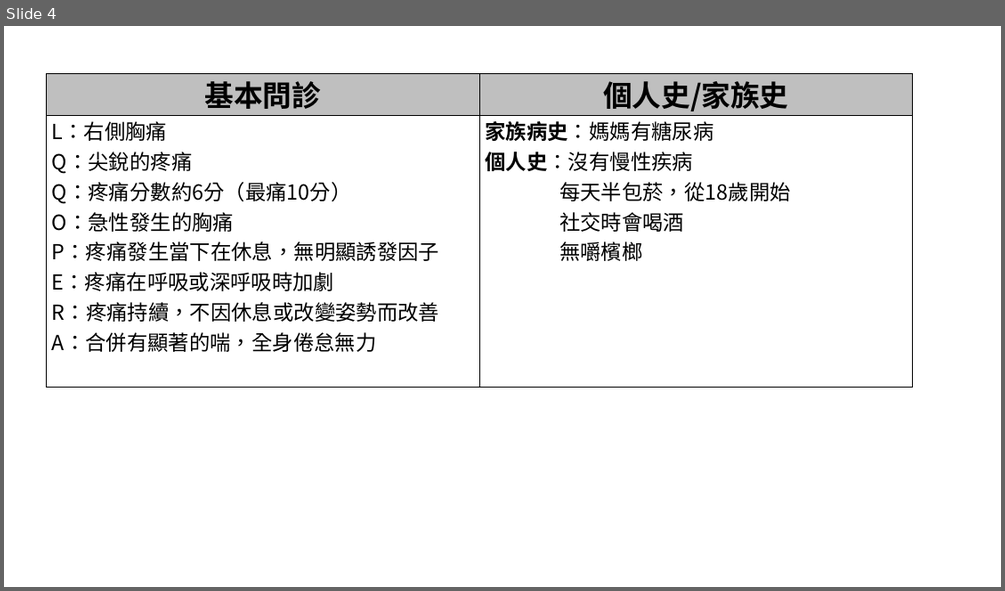
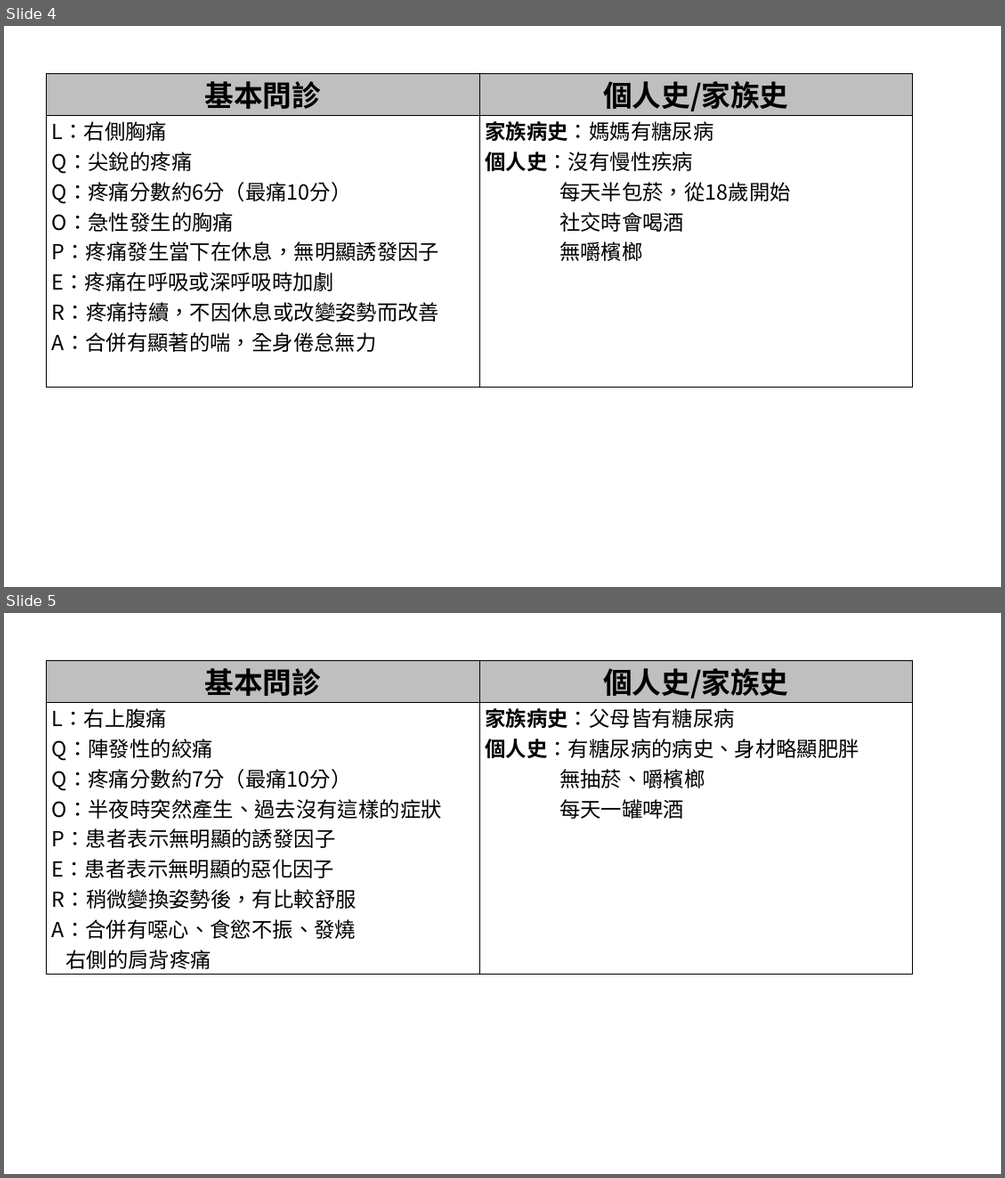
Before and after one commit to CYH16/CaseBot, a slide deck: 原始資料/簡報1.pptx. Shown one above the other, each under a label of ours: slide 4 before the commit, slides 4 and 5 after it. The pictures are 1005x591 and 1005x1178 pixels, drawn with LibreOffice and Linux fonts; fonts in the diff are those of the drawing. Boxes give left, top, right and bottom in pixels: in the first picture for what was removed or moved away, otherwise in the second. Text is boxed around its words. In the diff, an @@ line names an element or a change of style, - is before the commit and + after.

```diff
--- a/原始資料/簡報1.pptx
+++ b/原始資料/簡報1.pptx
@@ slide 5 added at [4, 613, 1001, 1174], background #FFFFFF @@
@@ table added at [47, 660, 913, 973], 2 rows, 2 columns @@
+基本問診 | 個人史/家族史
+L：右上腹痛 / Q：陣發性的絞痛 / Q：疼痛分數約7分（最痛10分） / O：半夜時突然產生、過去沒有這樣的症狀 / P：患者表示無明顯的誘發因子 / E：患者表示無明顯的惡化因子 / R：稍微變換姿勢後，有比較舒服 / A：合併有噁心、食慾不振、發燒 / 右側的肩背疼痛 | 家族病史：父母皆有糖尿病 / 個人史：有糖尿病的病史、身材略顯肥胖 / 無抽菸、嚼檳榔 / 每天一罐啤酒
```
Also in this commit, not shown: 1 other slide added, 5 other files.
